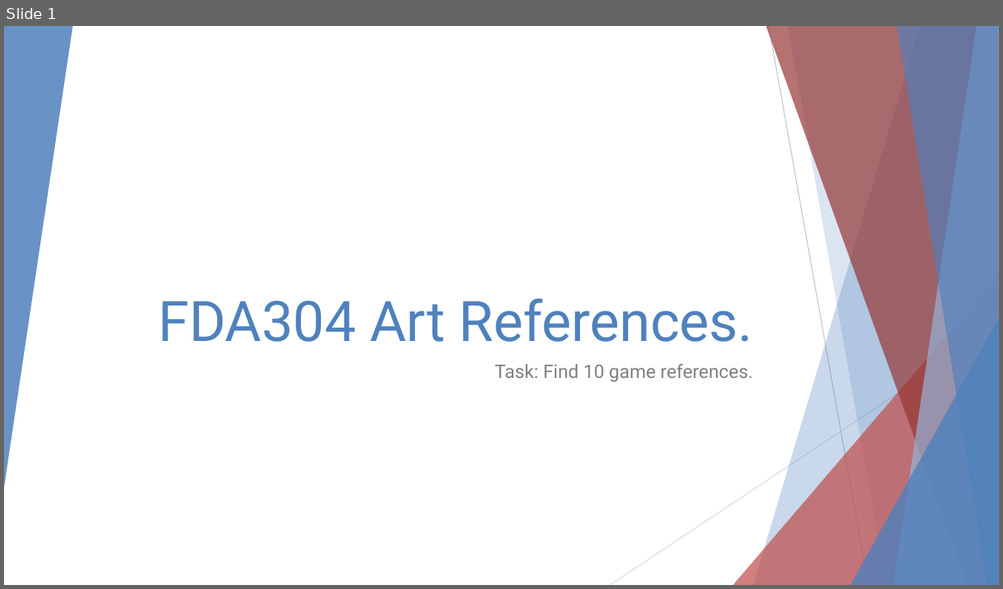
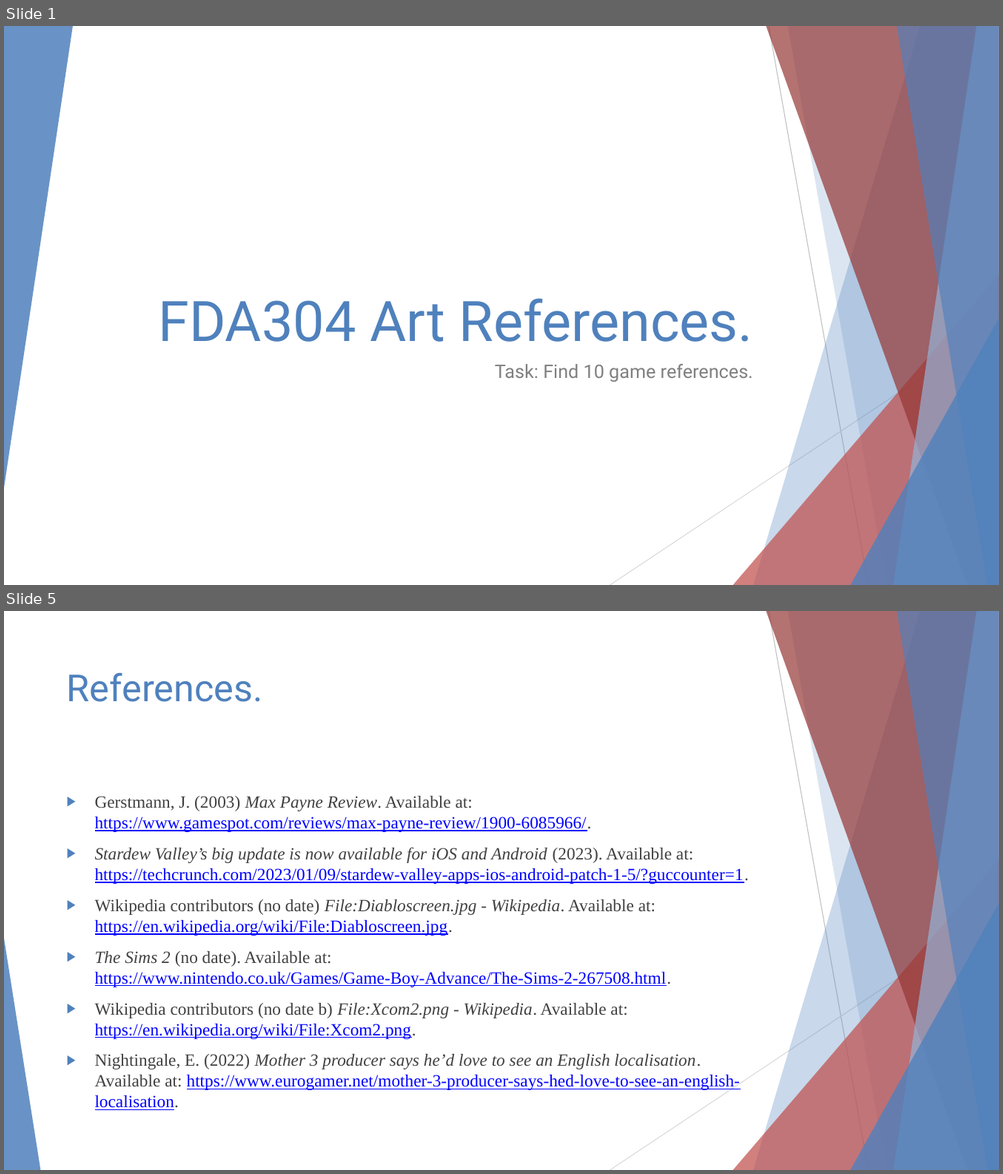
Before and after one commit to samcoxuniversitystuff/FDA304, a slide deck: Assets/Documents/FDA304 Art References.pptx. Shown one above the other, each under a label of ours: slide 1 before the commit, slides 1 and 5 after it; the slides between them are not shown. The pictures are 1003x589 and 1003x1174 pixels, drawn with LibreOffice and Linux fonts; fonts in the diff are those of the drawing. Boxes give left, top, right and bottom in pixels: in the first picture for what was removed or moved away, otherwise in the second. Text is boxed around its words. In the diff, an @@ line names an element or a change of style, - is before the commit and + after.

```diff
--- a/Assets/Documents/FDA304 Art References.pptx
+++ b/Assets/Documents/FDA304 Art References.pptx
@@ slide 5 added at box(4, 611, 999, 1170), background #FFFFFF; not listed: 9 template elements that a slide beside it also shows @@
@@ title added at box(67, 672, 263, 702), 36 pt, text #4F81BD @@
+References.
@@ text added at box(95, 796, 748, 1111), 16.6 pt, text #0000FF, underline @@
+▶ Gerstmann, J. (2003) Max Payne Review. Available at: https://www.gamespot.com/reviews/max-payne-review/1900-6085966/.
+▶ Stardew Valley’s big update is now available for iOS and Android (2023). Available at: https://techcrunch.com/2023/01/09/stardew-valley-apps-ios-android-patch-1-5/?guccounter=1.
+▶ Wikipedia contributors (no date) File:Diabloscreen.jpg - Wikipedia. Available at: https://en.wikipedia.org/wiki/File:Diabloscreen.jpg.
+▶ The Sims 2 (no date). Available at: https://www.nintendo.co.uk/Games/Game-Boy-Advance/The-Sims-2-267508.html.
+▶ Wikipedia contributors (no date b) File:Xcom2.png - Wikipedia. Available at: https://en.wikipedia.org/wiki/File:Xcom2.png.
+▶ Nightingale, E. (2022) Mother 3 producer says he’d love to see an English localisation. Available at: https://www.eurogamer.net/mother-3-producer-says-hed-love-to-see-an-english-localisation.
@@ triangle added at box(4, 939, 40, 1170), fill #4F81BD at 85% opacity @@
```
Also in this commit, not shown: 1 slide changed, 2 other slides added.
